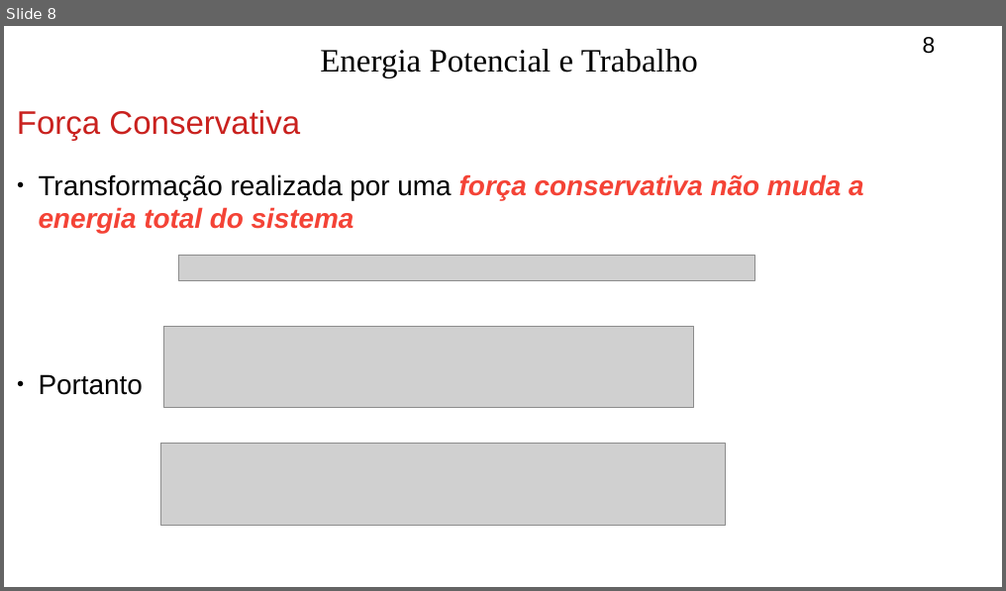
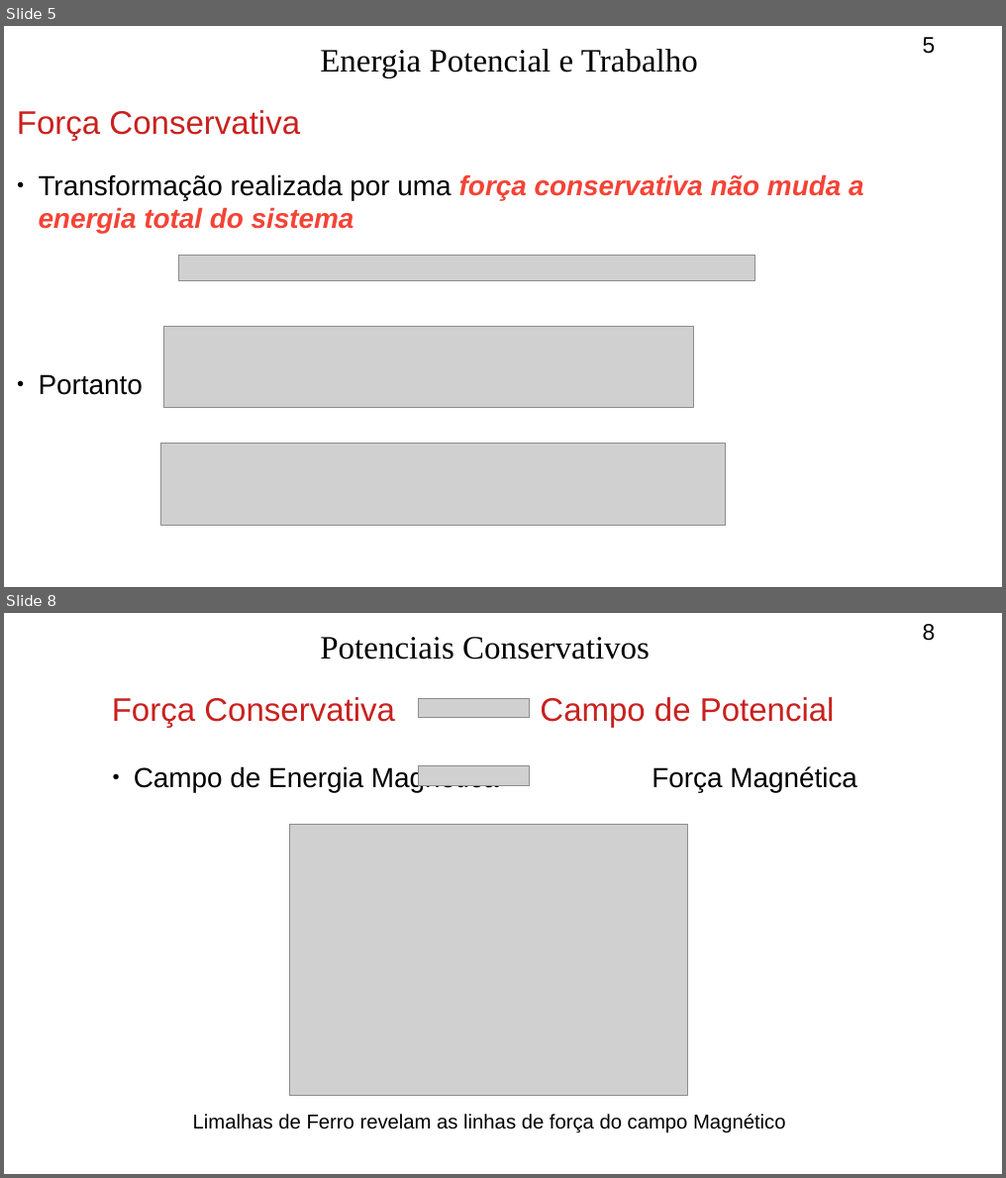
Before and after one commit to lgcrego/cursos, a slide deck: Fisica-1/parte3/EPotencial-1.odp. Shown one above the other, each under a label of ours: slide 8 before the commit, slides 5 and 8 after it; the slides between them are not shown. The pictures are 1006x591 and 1006x1178 pixels, drawn with LibreOffice and Linux fonts; fonts in the diff are those of the drawing; grey boxes stand for pictures. Boxes give left, top, right and bottom in pixels: in the first picture for what was removed or moved away, otherwise in the second. Text is boxed around its words. In the diff, an @@ line names an element or a change of style, - is before the commit and + after.

```diff
--- a/Fisica-1/parte3/EPotencial-1.odp
+++ b/Fisica-1/parte3/EPotencial-1.odp
@@ slide 8 added at (x1=4, y1=613, x2=1002, y2=1174), background #FFFFFF @@
@@ text added at (x1=320, y1=637, x2=649, y2=660), 26 pt, text #000000 @@
+Potenciais Conservativos
@@ page number added at (x1=923, y1=624, x2=936, y2=641), 18 pt, text #000000 @@
+8
@@ text added at (x1=112, y1=697, x2=835, y2=727), 26 pt, text #C9211E @@
+Força Conservativa Campo de Potencial
@@ picture added at (x1=419, y1=699, x2=530, y2=718) @@
@@ text added at (x1=134, y1=765, x2=857, y2=792), 22 pt, text #000000 @@
+● Campo de Energia Magnética Força Magnética
@@ picture added at (x1=419, y1=766, x2=530, y2=785) @@
@@ picture added at (x1=290, y1=825, x2=687, y2=1096) @@
@@ text added at (x1=193, y1=1114, x2=785, y2=1134), 16 pt, text #000000 @@
+Limalhas de Ferro revelam as linhas de força do campo Magnético
@@ what was slide 8 is now slide 5 @@
@@ page number at (x1=923, y1=37, x2=936, y2=54): text changed @@
-8
+5
```
Also in this commit, not shown: 2 slides changed, 2 other slides added, 1 other file.
